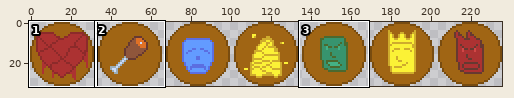
Edited in one commit: sprite sheet (sprites/sins.png). Above: a wide view before the commit, with the close-up outlined.
Close-up. First the earlier version:
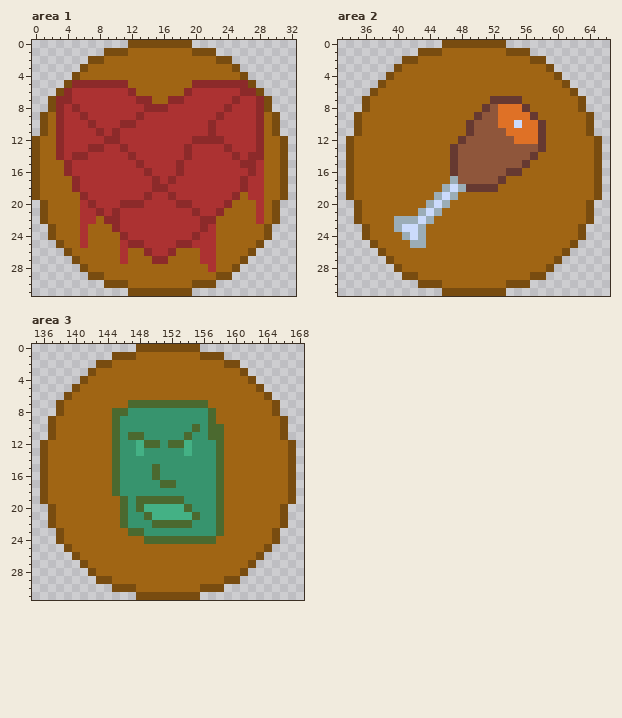
The file is 236x32 pixels. Shown: area 1: x 0..32, y 0..31; area 2: x 33..66, y 0..31; area 3: x 135..168, y 0..31. The commit also changed other parts of the picture, which this record leaves out.
New version:
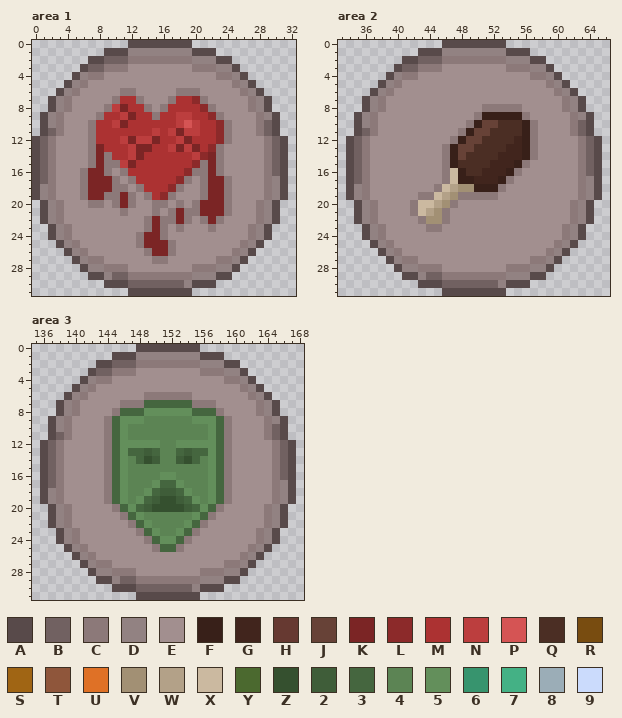
Palette (. is transparent): A #584a4a  B #716161  C #8c7979  D #928282  E #a28f8f  F #382019  G #41251d  H #663931  J #674237  K #7b2525  L #8c2a2a  M #ac3232  N #bc3e3e  P #d55454  Q #4b2e24  R #784c10  S #a06514  T #8f563b  U #df7126  V #a29074  W #b3a188  X #cbb9a0  Y #4b692f  Z #35502f  2 #3f5d39  3 #45663f  4 #5c8454  5 #638f5b  6 #37946e  7 #44b185  8 #9badb7  9 #cbdbfc
The exact change:
Changed rows in their new state; - is an unchanged pixel.
Area 1:
first column x 0:
 0 ------------AAAAAAAA------------
 1 ---------AAADDDDDDDDAAA---------
 2 -------AABBBCCCCCCCCDDDAA-------
 3 ------ABBCCCEEEEEEEECCCDDA------
 4 -----ADCCEEEEEEEEEEEEEECCDA-----
 5 ----ADCEEEEEEEEEEEEEEEEEECDA----
 6 ---ADCEEEEECCEEEEECCCEEEEECDA---
 7 --ADCEEEEEC--CEEECM-LCEEEEECDA--
 8 --ADCEEEECNK--CEC----LCEEEECDA--
 9 -ADCEEEEC--NKM-C--NN--LCEEEECDA-
10 -ADCEEEC--NKM-----NPN-MLCEEECBA-
11 -ABCEEECM-M----N-NKNN-MLCEEECBA-
12 ABCEEEEC-MMNKNNK--NKMMM-CEEEECBA
13 ABCEEEECK--MNKK--NKNK-LCEEEEECBA
14 ABCEEEECKC--NK-----MNLKCEEEEECBA
15 ABCEEEECKCCNKM----M-LCKCEEEEECBA
16 ABCEEECKKCEC--M---MLCCKCEEEEECBA
17 ABCEEECKKKCEC--M-MLCECKKCEEEECDA
18 ADCEEECKKKCCEC-MMLCEECKKCEEEECDA
19 ADCEEECKKCCKCEC-LCEEECKKCEEEECDA
20 -ADCEEECCECKCEECCECECKKKCEEECDA-
21 -ADCEEEEEEECEEECECKCCKKKCEEECDA-
22 -ADCEEEEEEEEEECKCCKCECKCEEEECDA-
23 --ADCEEEEEEEEECKCECEEECEEEECDA--
24 --ADCEEEEEEEECKKCEEEEEEEEEECDA--
25 ---ADCEEEEEEECKKKCEEEEEEEECDA---
26 ----ADCEEEEEEECKKCEEEEEEECDA----
27 -----ADCCEEEEEECCEEEEEECCDA-----
28 ------ADDCCCEEEEEEEECCCDDA------
29 -------AADBBCCCCCCCCDDDAA-------
30 ---------AAABBBBBBBDAAA---------
31 ------------AAAAAAAA------------
Area 2:
first column x 34:
 0 ------------AAAAAAAA------------
 1 ---------AAADDDDDDDDAAA---------
 2 -------AABBBCCCCCCCCDDDAA-------
 3 ------ABBCCCEEEEEEEECCCDDA------
 4 -----ADCCEEEEEEEEEEEEEECCDA-----
 5 ----ADCEEEEEEEEEEEEEEEEEECDA----
 6 ---ADCEEEEEEEEEEEEEEEEEEEECDA---
 7 --ADCEEEEEEEEEEEEEEEEEEEEEECDA--
 8 --ADCEEEEEEEEEEEECCCCCEEEEECDA--
 9 -ADCEEEEEEEEEEEECFFFFFCEEEEECDA-
10 -ADCEEEEEEEEEEECFJJQQQFCEEEECBA-
11 -ABCEEEEEEEEEECFJJQQQQFCEEEECBA-
12 ABCEEEEEEEEEECFJJQQQQGFCEEEEECBA
13 ABCEEEEEEEEECFJJQQQQGGFCEEEEECBA
14 ABCEEEEEEEEECFJQQQQGGGFCEEEEECBA
15 ABCEEEEEEEEECFQQQQGGGFCEEEEEECBA
16 ABCEEEEEEEEECXFQQGGGFCEEEEEEECBA
17 ABCEEEEEEEEECXFFGGGFCEEEEEEEECDA
18 ADCEEEEEEEECXWVVFFFCEEEEEEEEECDA
19 ADCEEEEEECCXWVCCCCCEEEEEEEEEECDA
20 -ADCEEEECXXWVCEEEEEEEEEEEEEECDA-
21 -ADCEEEECXWVCEEEEEEEEEEEEEEECDA-
22 -ADCEEEEECVVCEEEEEEEEEEEEEEECDA-
23 --ADCEEEEECCEEEEEEEEEEEEEEECDA--
24 --ADCEEEEEEEEEEEEEEEEEEEEEECDA--
25 ---ADCEEEEEEEEEEEEEEEEEEEECDA---
26 ----ADCEEEEEEEEEEEEEEEEEECDA----
27 -----ADCCEEEEEEEEEEEEEECCDA-----
28 ------ADDCCCEEEEEEEECCCDDA------
29 -------AADBBCCCCCCCCDDDAA-------
30 ---------AAABBBBBBBDAAA---------
31 ------------AAAAAAAA------------
Area 3:
first column x 136:
 0 ------------AAAAAAAA------------
 1 ---------AAADDDDDDDDAAA---------
 2 -------AABBBCCCCCCCCDDDAA-------
 3 ------ABBCCCEEEEEEEECCCDDA------
 4 -----ADCCEEEEEEEEEEEEEECCDA-----
 5 ----ADCEEEEEEEEEEEEEEEEEECDA----
 6 ---ADCEEEEEEECCCCCCEEEEEEECDA---
 7 --ADCEEEEECCC333333CCCEEEEECDA--
 8 --ADCEEEEC333555555333CEEEECDA--
 9 -ADCEEEEC35554444445553CEEEECDA-
10 -ADCEEEEC35444444444453CEEEECBA-
11 -ABCEEEEC35444444444453CEEEECBA-
12 ABCEEEEEC35555544555553CEEEEECBA
13 ABCEEEEEC35332344323353CEEEEECBA
14 ABCEEEEEC3543Z2442Z3453CEEEEECBA
15 ABCEEEEEC35444444444453CEEEEECBA
16 ABCEEEEEC35444455444453CEEEEECBA
17 ABCEEEEEC35444533544453CEEEEECDA
18 ADCEEEEEC35445322354453CEEEEECDA
19 ADCEEEEEC354532ZZ235453CEEEEECDA
20 -ADCEEEEEC3532ZZZZ2353CEEEEECDA-
21 -ADCEEEEEEC3544444453CEEEEEECDA-
22 -ADCEEEEEEEC35444453CEEEEEEECDA-
23 --ADCEEEEEEEC354453CEEEEEEECDA--
24 --ADCEEEEEEEEC3553CEEEEEEEECDA--
25 ---ADCEEEEEEEEC33CEEEEEEEECDA---
26 ----ADCEEEEEEEEEEEEEEEEEECDA----
27 -----ADCCEEEEEEEEEEEEEECCDA-----
28 ------ADDCCCEEEEEEEECCCDDA------
29 -------AADBBCCCCCCCCDDDAA-------
30 ---------AAABBBBBBBDAAA---------
31 ------------AAAAAAAA------------
Boxes around the changes in both close-ups, in picture pixels (x1, y1, x2, y2):
changed: (32, 40, 288, 296)
changed: (346, 40, 602, 296)
changed: (40, 344, 296, 600)
